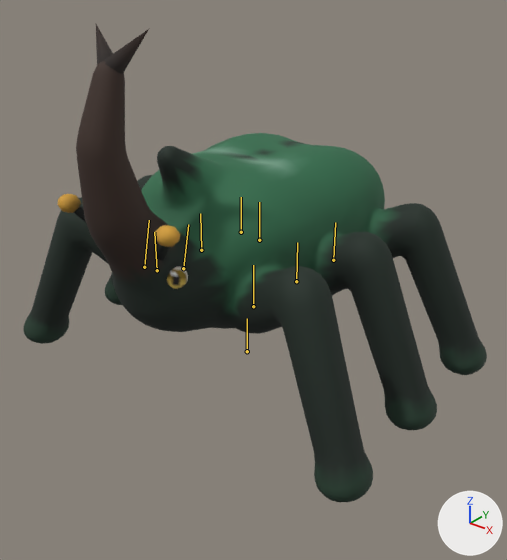
One commit to the Blender file Blender/blend/enemy_rhino_beetle.blend: the scene before it, then after it.
Camera for both pictures: a 50 mm camera at (0.999, -1.223, 1.094) aimed at (0.036, -0.019, 0.347). Every picture has the same lights, and +X, +Y and +Z are marked at lower right. The first picture is the older version. Both versions are drawn at frame 22 of the action 'Victory'; the numbers are the values there. The bones that bend it are drawn over the model as lines.

Objects in the first picture: 'Body'.
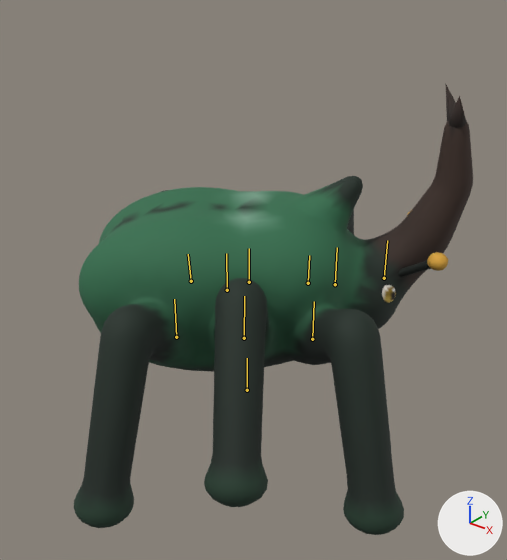
The edits, one by one:
Bone 'root' (bone_root) moves from (0.0, 0.12, 0.0) to (0.0, 0.0, 0.0).
Bone 'root' (bone_root) turns from (0, 0, 0) to (0, 127, 0) degrees about its own x, y and z.
Bone 'head' (bone_head) turns from (-12, 0, 0) to (0, 0, 0) degrees about its own x, y and z.
Bone 'leg2.R' (bone_leg2_r) turns from (0, 0, 0) to (0, 0, -18) degrees about its own x, y and z.
Bone 'leg1.L' (bone_leg1_l) turns from (0, 0, 0) to (0, 0, 18) degrees about its own x, y and z.
Bone 'leg3.L' (bone_leg3_l) turns from (0, 0, 0) to (0, 0, 18) degrees about its own x, y and z.

Where the change shows, as pixel boxes [x1, y1, x2, y2] in the pictures (507 x 560 px):
'Body', posed (14% narrower)
    before: [24, 24, 487, 502]
    after: [74, 85, 473, 535]
bone 'root', root to tip
    before: (247, 351) to (247, 318)
    after: (247, 390) to (247, 358)
bone 'head', root to tip
    before: (183, 268) to (188, 224)
    after: (335, 284) to (337, 247)
bone 'leg2.R', root to tip
    before: (201, 250) to (200, 213)
    after: (244, 338) to (244, 296)
bone 'leg1.L', root to tip
    before: (253, 306) to (253, 265)
    after: (308, 283) to (309, 255)
bone 'leg3.L', root to tip
    before: (333, 260) to (335, 222)
    after: (191, 281) to (188, 254)
